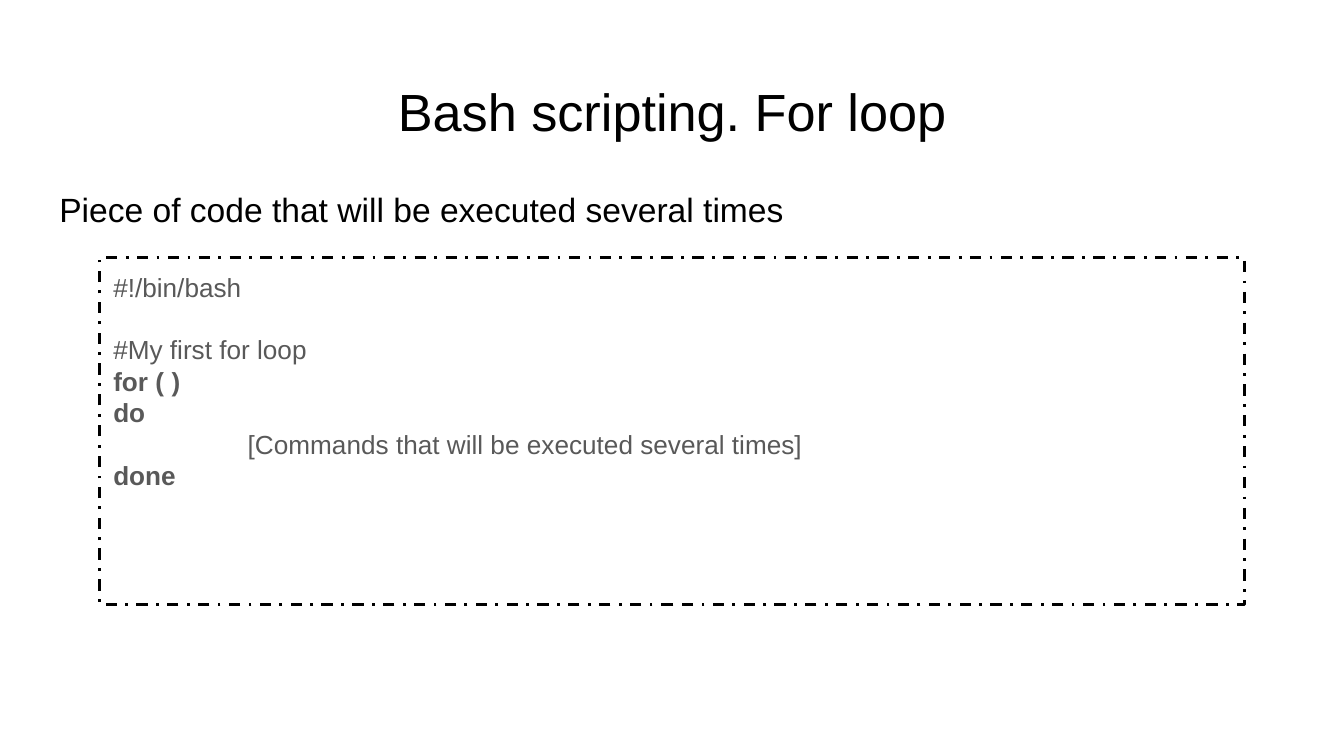
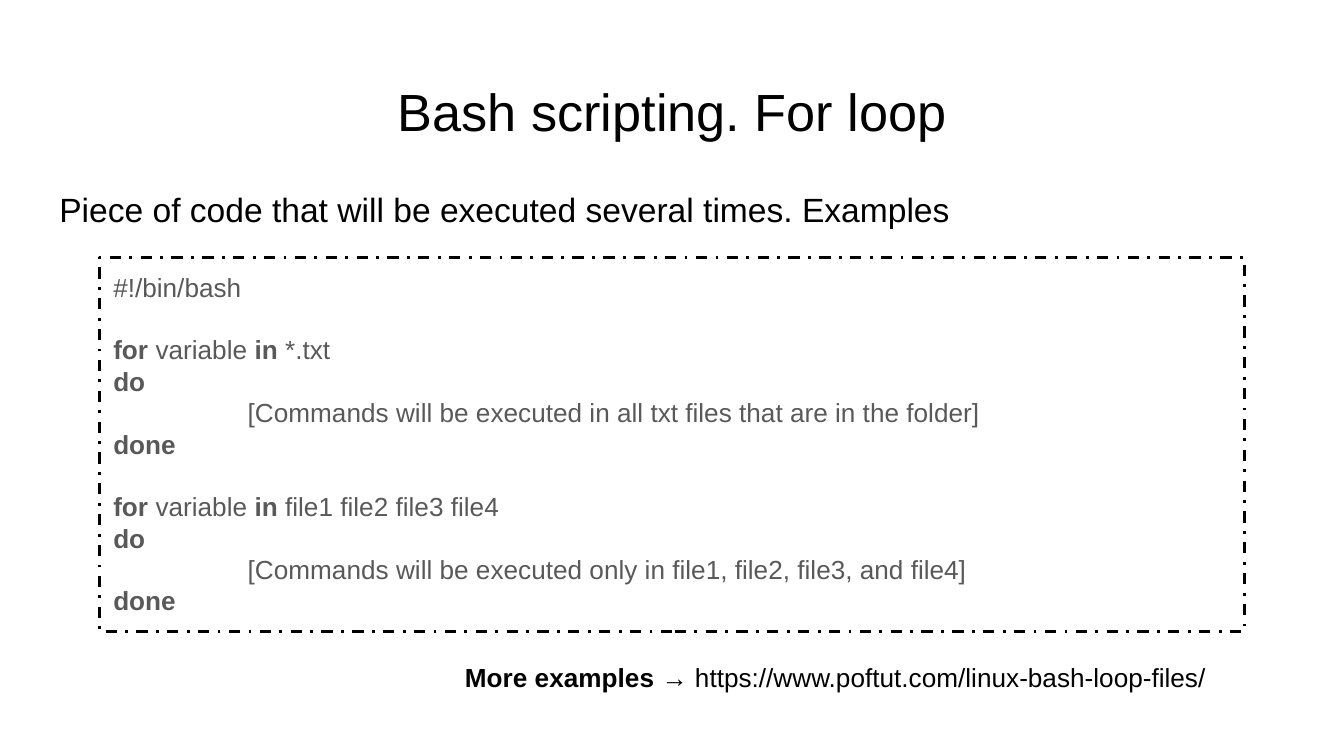
Before and after one commit to FusterTormo/BioinfoWorkshop, a slide deck: slide 47 of Introduction to Linux.pptx. Drawn at 1344x756 pixels with LibreOffice and Linux fonts; fonts in the diff are those of the drawing. Boxes give left, top, right and bottom in pixels: in the first picture for what was removed or moved away, otherwise in the second. Text is boxed around its words. In the diff, an @@ line names an element or a change of style, - is before the commit and + after.

Commit message:
Added final examples to final version

```diff
--- a/Introduction to Linux.pptx
+++ b/Introduction to Linux.pptx
@@ text at [59,197,949,228]: text changed @@
-Piece of code that will be executed several times
+Piece of code that will be executed several times. Examples
@@ rectangle "#!/bin/bash": place and size @@
-rectangle "#!/bin/bash" at [99,258,1243,605]
+rectangle "#!/bin/bash" at [99,258,1243,632]
@@ text in rectangle at [113,340,330,359]: text changed @@
-#My first for loop
-for ( )
+for variable in *.txt
@@ text in rectangle at [248,403,979,428]: text changed @@
-[Commands that will be executed several times]
+[Commands will be executed in all txt files that are in the folder]
@@ text in rectangle at [113,497,966,610]: paragraphs added @@
+for variable in file1 file2 file3 file4
+do
+[Commands will be executed only in file1, file2, file3, and file4]
+done
@@ text added at [465,668,1205,693], 14 pt, text #000000 @@
+More examples → https://www.poftut.com/linux-bash-loop-files/
```
Also in this commit, not shown: 2 other slides changed, 1 other file.
